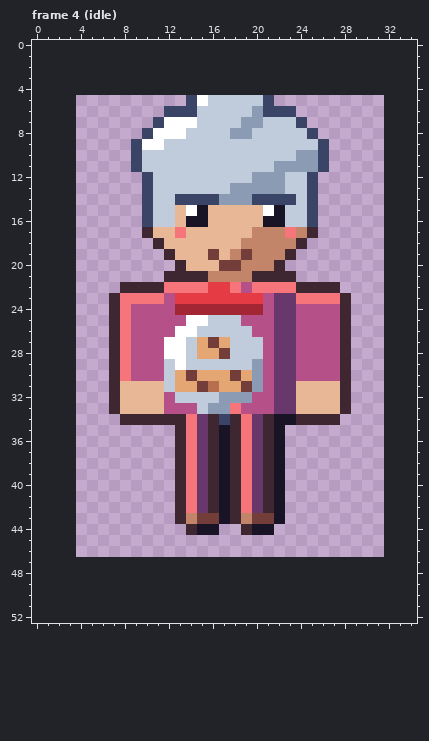
Pixel-art file -- art/depths/biscuit-neighbour@88.aseprite. The picture above was drawn from the file before the commit.
28x42 pixels, 4 frames. Shown: frame 4 (idle). The old version is drawn lined up with the new one, on the new canvas. The commit also changed other frames, which this record leaves out.
The same view after the edit:
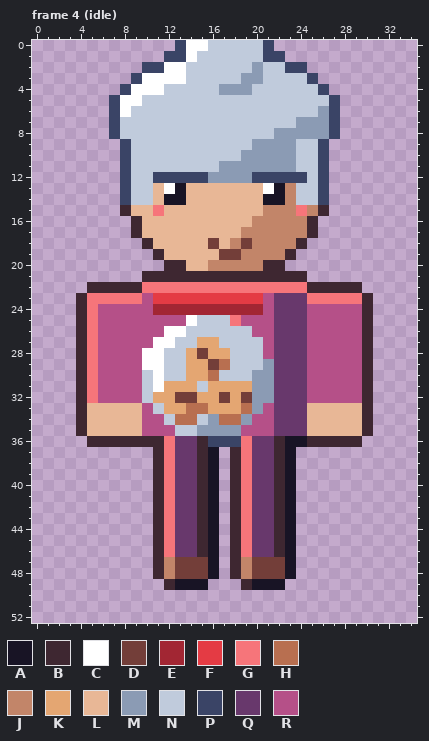
Palette (. is transparent): A #181425  B #3e2731  C #ffffff  D #733e39  E #a22633  F #e43b44  G #f6757a  H #b86f50  J #c28569  K #e4a672  L #e8b796  M #8b9bb4  N #c0cbdc  P #3a4466  Q #68386c  R #b55088
From old to new:
canvas 28x42 -> 35x53, the old top-left corner now at 4,5
--- frame 4 (idle)
@@ x 0..34 @@
- 0 ...................................
- 1 ...................................
- 2 ...................................
- 3 ...................................
- 4 ...................................
- 5 ..............PCNNNNNP.............
- 6 ............PPPNNNNNMPPP...........
- 7 ...........PCCCNNNNMMNNNP..........
- 8 ..........PCCCNNNNMMNNNNNP.........
- 9 .........PCCNNNNNNNNNNNNNNP........
-10 .........PNNNNNNNNNNNNNNMMP........
-11 .........PNNNNNNNNNNNNMMMMP........
-12 ..........PNNNNNNNNNMMMNNP.........
-13 ..........PNNNNNNNMMMMMNNP.........
-14 ..........PNNPPPPMMMPPPPNP.........
-15 ..........PNNLCALLLLLCANNP.........
-16 ..........PNNLAALLLLLAANNP.........
-17 ..........BLLGLLLLLLJJJGJB.........
-18 ...........BLLLLLLLJJJJJB..........
-19 ............BLLLDLJDJJJB...........
-20 .............BLLLDDJJJB............
-21 ............BBBBJJJJBBBB...........
-22 ........BBBBGGGGFFGRGGGGBBBB.......
-23 .......BGGGGRFFFFFFFFRQQGGGGB......
-24 .......BGRRRREEEEEEEERQQRRRRB......
-25 .......BGRRRRRCCNNNRRRQQRRRRB......
-26 .......BGRRRRCCNNNNNRRQQRRRRB......
-27 .......BGRRRCCNKDKNNNRQQRRRRB......
-28 .......BGRRRCCNKKDNNNRQQRRRRB......
-29 .......BGRRRNCNNNNNNMRQQRRRRB......
-30 .......BGRRRNKDKKKDKMRQQRRRRB......
-31 .......BLLLLNKKDHKKDMRQQLLLLB......
-32 .......BLLLLRNNNNMMMRRQQLLLLB......
-33 .......BLLLLRRRNMMGRRRQQLLLLB......
-34 ........BBBBBBGQBPBGQBAABBBB.......
-35 .............BGQBABGQBA............
-36 .............BGQBABGQBA............
-37 .............BGQBABGQBA............
-38 .............BGQBABGQBA............
-39 .............BGQBABGQBA............
-40 .............BGQBABGQBA............
-41 .............BGQBABGQBA............
-42 .............BGQBABGQBA............
-43 .............BJDDABJDDA............
-44 ..............BAA..BAA.............
-45 ...................................
-46 ...................................
-47 ...................................
-48 ...................................
-49 ...................................
+ 0 .............PCCNNNNNP.............
+ 1 ............PPCNNNNNNPP............
+ 2 ..........PPCCNNNNNNMNNPP..........
+ 3 .........PCCCCNNNNNMMNNNNP.........
+ 4 ........PCCCNNNNNMMMNNNNNNP........
+ 5 .......PCCNNNNNNNNNNNNNNNNNP.......
+ 6 .......PCNNNNNNNNNNNNNNNNNMP.......
+ 7 .......PNNNNNNNNNNNNNNNNMMMP.......
+ 8 .......PNNNNNNNNNNNNNNMMMMMP.......
+ 9 ........PNNNNNNNNNNNMMMMNNP........
+10 ........PNNNNNNNNNNMMMMMNNP........
+11 ........PNNNNNNNNMMMMMMMNNP........
+12 ........PNNPPPPPMMMMPPPPPNP........
+13 ........PNNLCALLLLLLLCAJNNP........
+14 ........PNNLAALLLLLLLAAJNNP........
+15 ........BLLGLLLLLLLLLJJJGJB........
+16 .........BLLLLLLLLLLJJJJJB.........
+17 .........BLLLLLLLLLJJJJJJB.........
+18 ..........BLLLLLDLJDJJJJB..........
+19 ...........BLLLLLDDJJJJB...........
+20 ............BBLLJJJJJBB............
+21 ..........BBBBBBBBBBBBBBB..........
+22 .....BBBBBGGGGGGGGGGGGGGGBBBBB.....
+23 ....BGGGGGRFFFFFFFFFFRQQQGGGGGB....
+24 ....BGRRRRREEEEEEEEEERQQQRRRRRB....
+25 ....BGRRRRRRRRCNNNGRRRQQQRRRRRB....
+26 ....BGRRRRRRCCNNNNNNRRQQQRRRRRB....
+27 ....BGRRRRRCCNNKKNNNNRQQQRRRRRB....
+28 ....BGRRRRCCNNKDKKNNNRQQQRRRRRB....
+29 ....BGRRRRCCNNKKDHNNNMQQQRRRRRB....
+30 ....BGRRRRNCNNKKHNNNMMQQQRRRRRB....
+31 ....BGRRRRNCKKKNKKKKMMQQQRRRRRB....
+32 ....BGRRRRNKKDDKKDKDMMQQQRRRRRB....
+33 ....BLLLLLRNKKHHKKKHMRQQQLLLLLB....
+34 ....BLLLLLRRNHHNMHHMRRQQQLLLLLB....
+35 ....BLLLLLRRRNNMMMMRRRQQQLLLLLB....
+36 .....BBBBBBBGQQBPPPGQQBAABBBBB.....
+37 ...........BGQQBA.BGQQBA...........
+38 ...........BGQQBA.BGQQBA...........
+39 ...........BGQQBA.BGQQBA...........
+40 ...........BGQQBA.BGQQBA...........
+41 ...........BGQQBA.BGQQBA...........
+42 ...........BGQQBA.BGQQBA...........
+43 ...........BGQQBA.BGQQBA...........
+44 ...........BGQQBA.BGQQBA...........
+45 ...........BGQQBA.BGQQBA...........
+46 ...........BGQQBA.BGQQBA...........
+47 ...........BJDDDA.BJDDDA...........
+48 ...........BJDDDA.BJDDDA...........
+49 ............BAAA...BAAA............
 50 ...................................
Where, in picture pixels (left, top, right, bottom), the same in both pictures:
changed: (76, 40, 373, 590)
